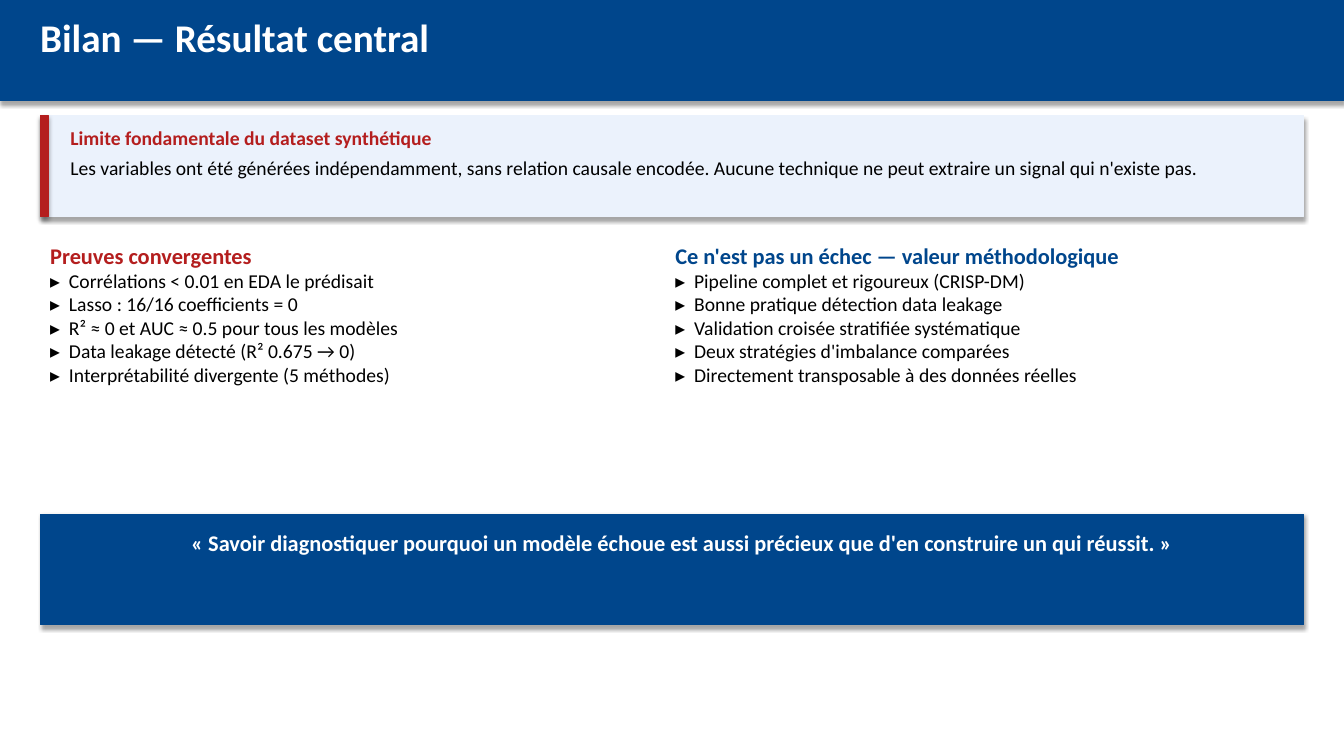
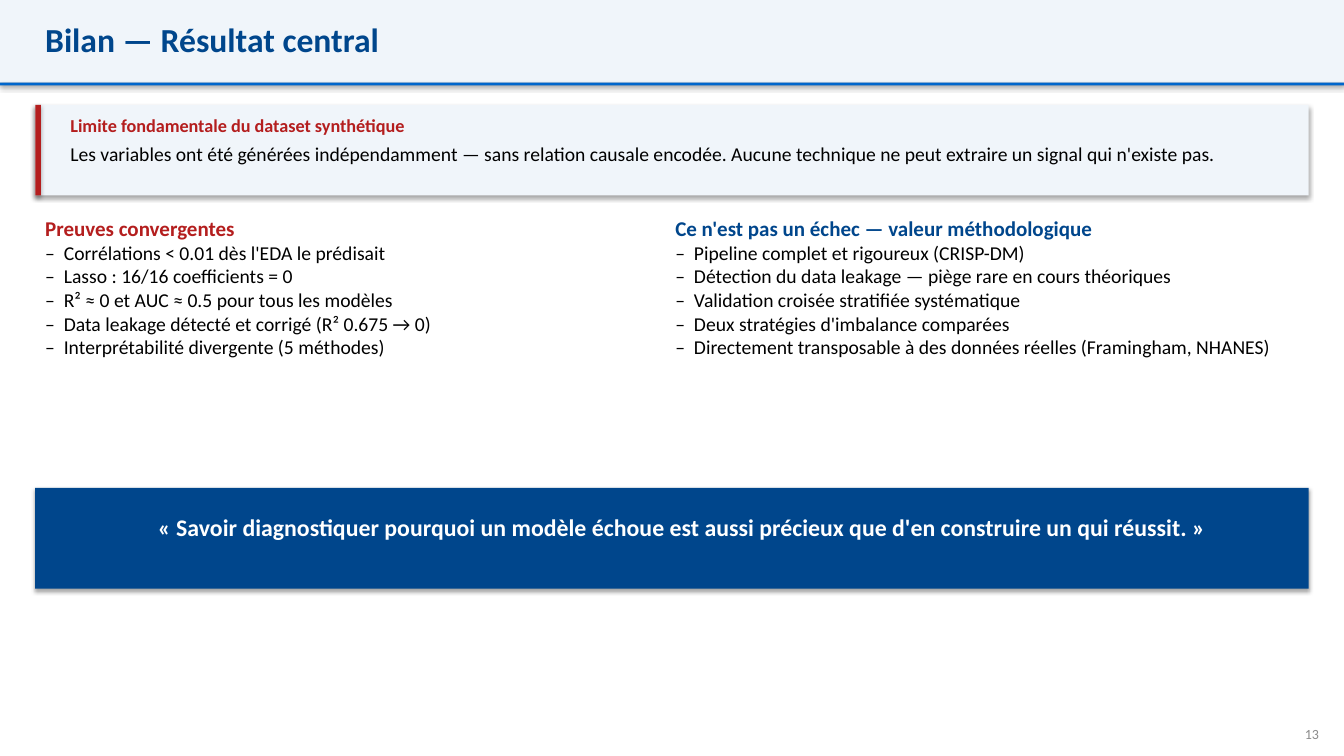
Before and after one commit to mahamatarda/Memoire-S2, a slide deck: slide 13 of presentation.pptx. Drawn at 1344x756 pixels with LibreOffice and Linux fonts; fonts in the diff are those of the drawing. Boxes give left, top, right and bottom in pixels: in the first picture for what was removed or moved away, otherwise in the second. Text is boxed around its words. In the diff, an @@ line names an element or a change of style, - is before the commit and + after.

```diff
--- a/presentation.pptx
+++ b/presentation.pptx
@@ rectangle: place and size @@
-rectangle at box(0, 0, 1344, 101)
+rectangle at box(0, 0, 1344, 83)
@@ rectangle at box(0, 0, 1344, 83): fill #00468C to #F0F5FA; outline #00468C 0.75 pt to none @@
@@ rectangle removed at box(0, 0, 1344, 756) @@
@@ text "Bilan — Résultat central" at box(45, 28, 379, 53): size 28 to 24 pt, text colour #FFFFFF to #00468C @@
@@ rectangle added at box(0, 83, 1344, 86), fill #0066CC @@
@@ rectangle: place and size @@
-rectangle at box(40, 116, 1304, 217)
+rectangle at box(35, 105, 1309, 196)
@@ rectangle at box(35, 105, 1309, 196): fill #EBF2FC to #F0F5FA; outline #EBF2FC 0.75 pt to none @@
@@ rectangle: place and size @@
-rectangle at box(40, 116, 48, 217)
+rectangle at box(35, 105, 41, 196)
@@ rectangle at box(35, 105, 41, 196): outline #B41E1E 0.75 pt to none @@
@@ text "Limite fondamentale du dataset synthétique": place and size @@
-text "Limite fondamentale du dataset synthétique" at box(70, 131, 432, 148)
+text "Limite fondamentale du dataset synthétique" at box(70, 119, 404, 135)
@@ text "Limite fondamentale du dataset synthétique" at box(70, 119, 404, 135): size 14 to 13 pt @@
@@ text at box(70, 147, 1214, 165): text changed @@
-Les variables ont été générées indépendamment, sans relation causale encodée. Aucune technique ne peut extraire un signal qui n'existe pas.
+Les variables ont été générées indépendamment — sans relation causale encodée. Aucune technique ne peut extraire un signal qui n'existe pas.
@@ text "Preuves convergentes": place and size @@
-text "Preuves convergentes" at box(50, 249, 398, 386)
+text "Preuves convergentes" at box(45, 222, 431, 358)
@@ text at box(45, 222, 235, 240): size 16 to 15 pt in "Preuves convergentes" @@
@@ text "Ce n'est pas un échec ...": place and size @@
-text "Ce n'est pas un échec ..." at box(675, 248, 1119, 385)
+text "Ce n'est pas un échec ..." at box(675, 221, 1269, 358)
@@ text at box(675, 221, 1091, 240): size 16 to 15 pt in "Ce n'est pas un échec — valeur ..." @@
@@ text at box(64, 246, 431, 358): text changed @@
-▸ Corrélations < 0.01 en EDA le prédisait
-▸ Lasso : 16/16 coefficients = 0
-▸ R² ≈ 0 et AUC ≈ 0.5 pour tous les modèles
-▸ Data leakage détecté (R² 0.675 → 0)
-▸ Interprétabilité divergente (5 méthodes)
+– Corrélations < 0.01 dès l'EDA le prédisait
+– Lasso : 16/16 coefficients = 0
+– R² ≈ 0 et AUC ≈ 0.5 pour tous les modèles
+– Data leakage détecté et corrigé (R² 0.675 → 0)
+– Interprétabilité divergente (5 méthodes)
@@ text at box(694, 246, 1269, 358): text changed @@
-▸ Pipeline complet et rigoureux (CRISP-DM)
-▸ Bonne pratique détection data leakage
-▸ Validation croisée stratifiée systématique
-▸ Deux stratégies d'imbalance comparées
-▸ Directement transposable à des données réelles
+– Pipeline complet et rigoureux (CRISP-DM)
+– Détection du data leakage — piège rare en cours théoriques
+– Validation croisée stratifiée systématique
+– Deux stratégies d'imbalance comparées
+– Directement transposable à des données réelles (Framingham, NHANES)
@@ rectangle: place and size @@
-rectangle at box(40, 514, 1304, 625)
+rectangle at box(35, 488, 1309, 589)
@@ rectangle at box(35, 488, 1309, 589): outline #00468C 0.75 pt to none @@
@@ text "« Savoir diagnostiquer pourquoi un ...": place and size @@
-text "« Savoir diagnostiquer pourquoi un ..." at box(208, 535, 1155, 555)
+text "« Savoir diagnostiquer pourquoi un ..." at box(176, 519, 1186, 540)
@@ text "« Savoir diagnostiquer pourquoi un ..." at box(176, 519, 1186, 540): size 16 to 17 pt @@
@@ text added at box(1305, 730, 1319, 739), 10 pt, text #8C8C8C @@
+13
```
Also in this commit, not shown: 14 other slides changed, 1 other file.
